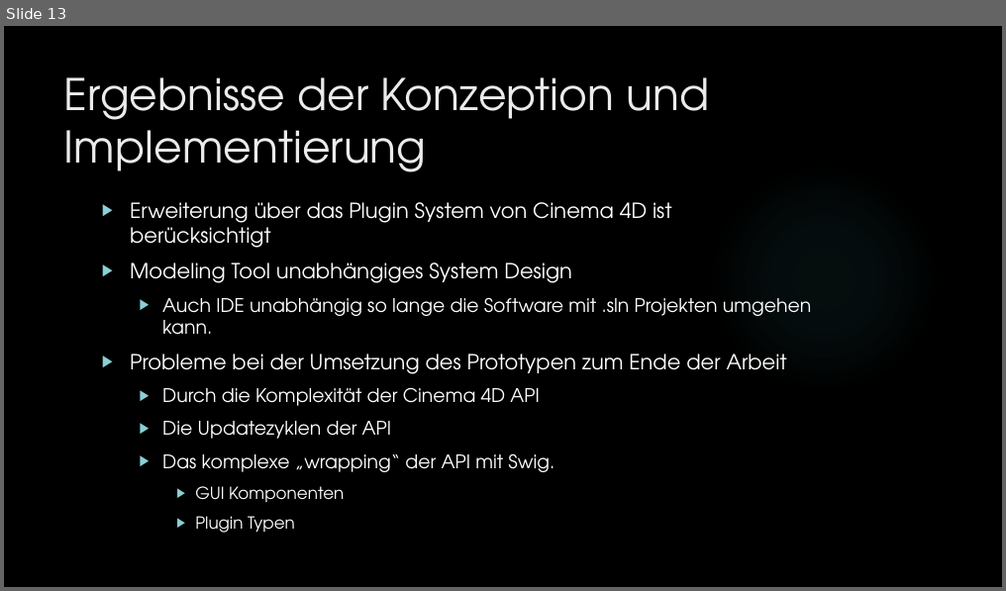
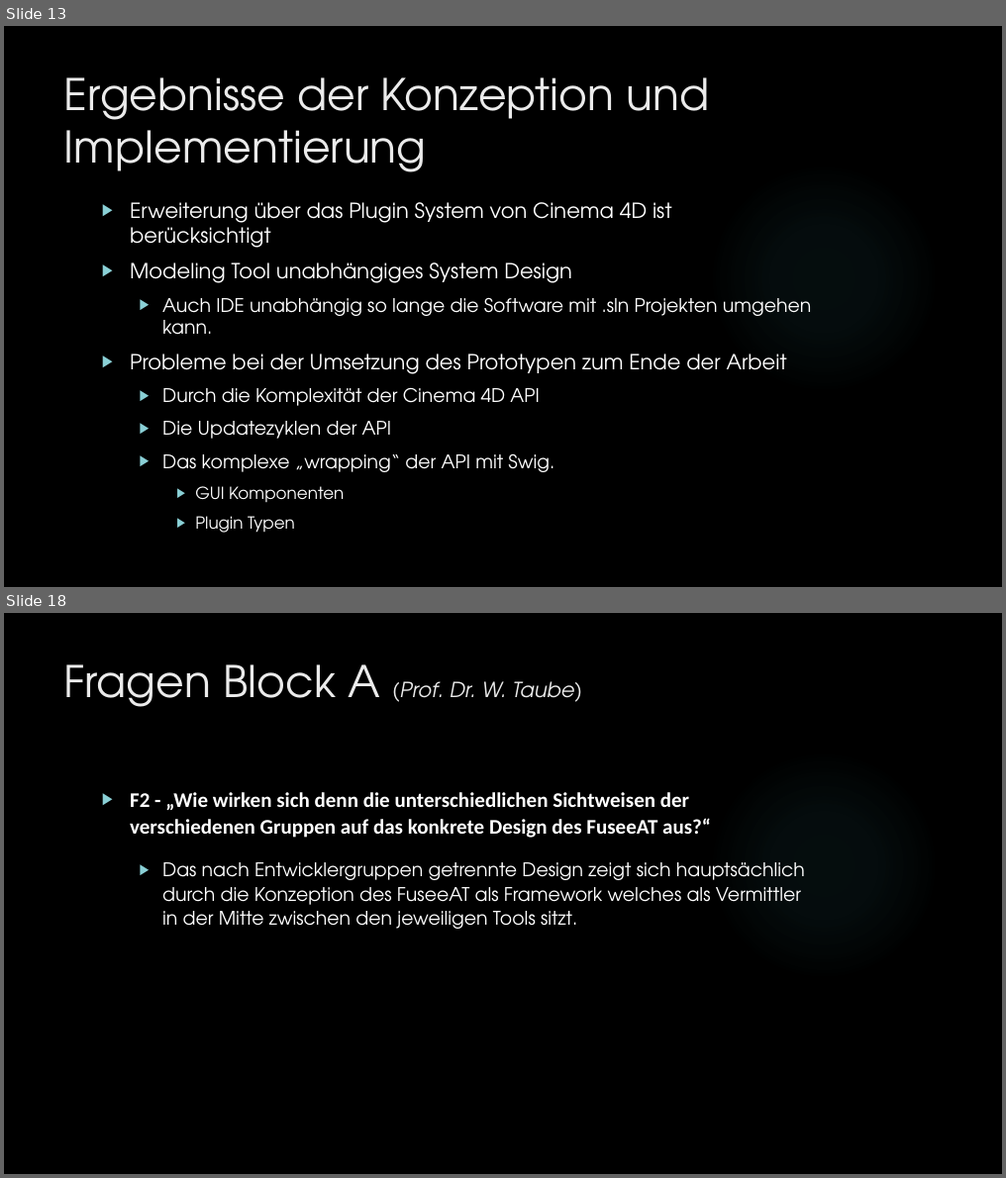
Before and after one commit to dNovel/MasterThesisWS1415, a slide deck: Disputation/Praesentation_DominikSteffen.pptx. Shown one above the other, each under a label of ours: slide 13 before the commit, slides 13 and 18 after it; the slides between them are not shown. The pictures are 1006x591 and 1006x1178 pixels, drawn with LibreOffice and Linux fonts; fonts in the diff are those of the drawing; background and template pictures are left out. Boxes give left, top, right and bottom in pixels: in the first picture for what was removed or moved away, otherwise in the second. Text is boxed around its words. In the diff, an @@ line names an element or a change of style, - is before the commit and + after.

Commit message:
Fragen von Prof. Taube eingebaut.
Fragen eingefügt. Nächster Schritt: Clean Up und Fehler beseitigen.

```diff
--- a/Disputation/Praesentation_DominikSteffen.pptx
+++ b/Disputation/Praesentation_DominikSteffen.pptx
@@ slide 18 added at (4,613,1002,1174), background picture (left out); not listed: 1 template element that a slide beside it also shows @@
@@ title added at (64,664,582,707), 20 pt, text #EBEBEB, italic @@
+Fragen Block A (Prof. Dr. W. Taube)
@@ text added at (130,792,805,929), 18 pt, text #FFFFFF @@
+▶ F2 - „Wie wirken sich denn die unterschiedlichen Sichtweisen der verschiedenen Gruppen auf das konkrete Design des FuseeAT aus?“
+  ▶ Das nach Entwicklergruppen getrennte Design zeigt sich hauptsächlich durch die Konzeption des FuseeAT als Framework welches als Vermittler in der Mitte zwischen den jeweiligen Tools sitzt.
```
Also in this commit, not shown: 4 slides changed, 17 other slides added.
